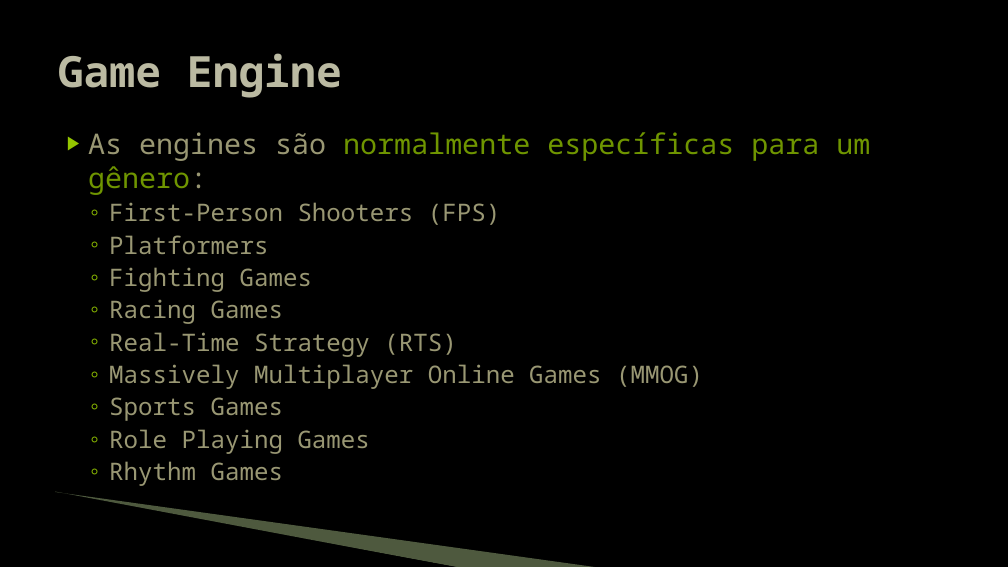
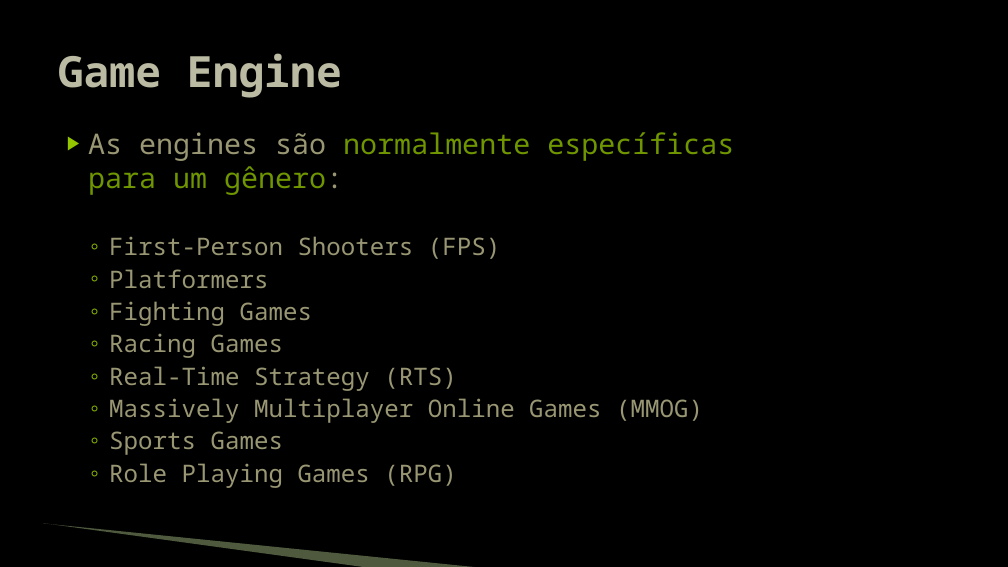
Before and after one commit to JudsonSS/Jogos, a slide deck: slide 25 of Slides/00. Introdução.pptx. Drawn at 1008x567 pixels with LibreOffice and Linux fonts; fonts in the diff are those of the drawing; background and template pictures are left out. Boxes give left, top, right and bottom in pixels: in the first picture for what was removed or moved away, otherwise in the second. Text is boxed around its words. In the diff, an @@ line names an element or a change of style, - is before the commit and + after.

```diff
--- a/Slides/00. Introdução.pptx
+++ b/Slides/00. Introdução.pptx
@@ text at [109,463,456,488]: text changed @@
-  ◦ Role Playing Games
-  ◦ Rhythm Games
+  ◦ Role Playing Games (RPG)
@@ freeform shape removed at [54,494,461,567] @@
@@ freeform shape: place and size @@
-freeform shape at [55,492,600,567]
+freeform shape at [43,523,474,567]
```
Also in this commit, not shown: 32 other slides changed, 1 other file.
